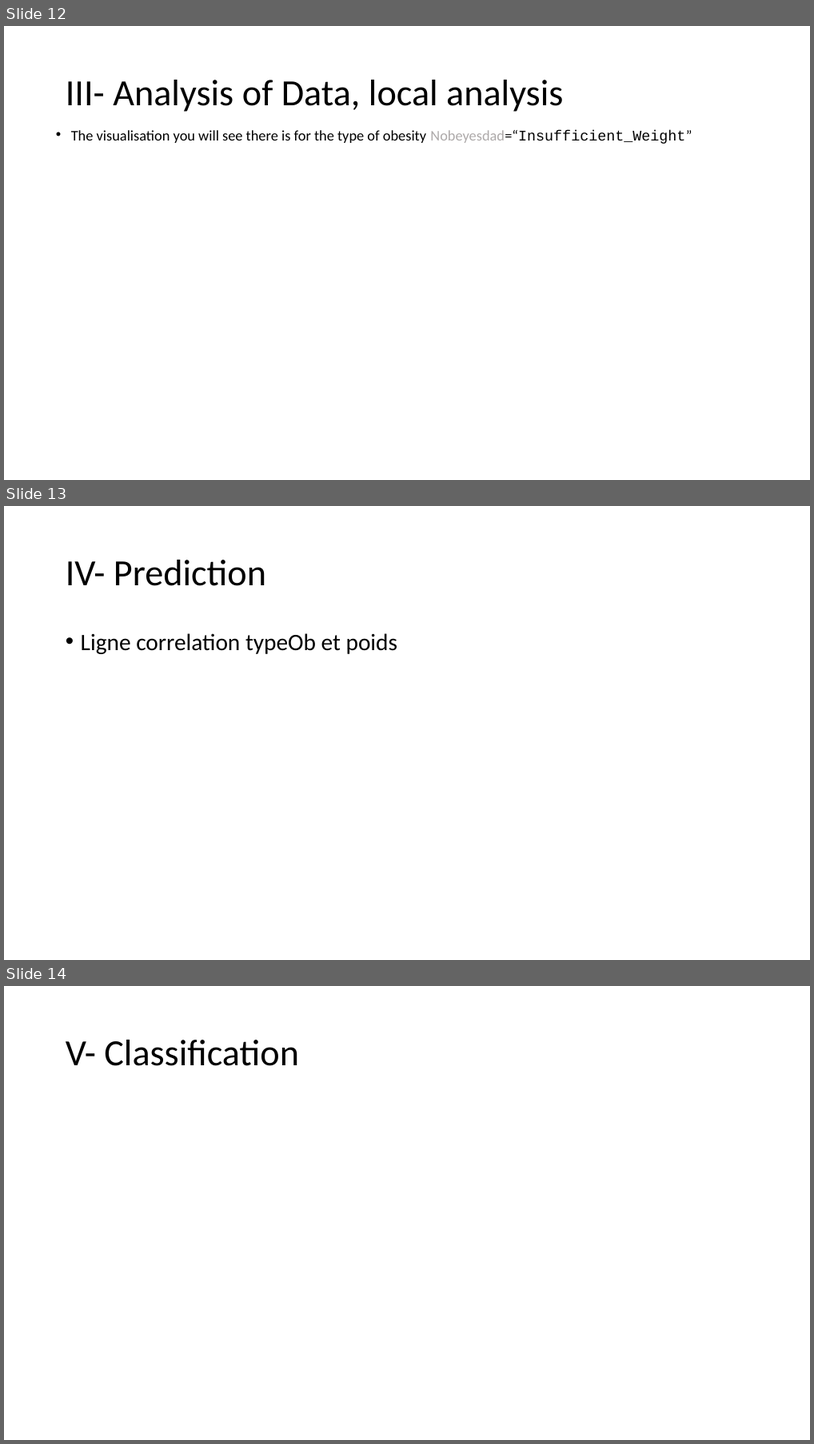
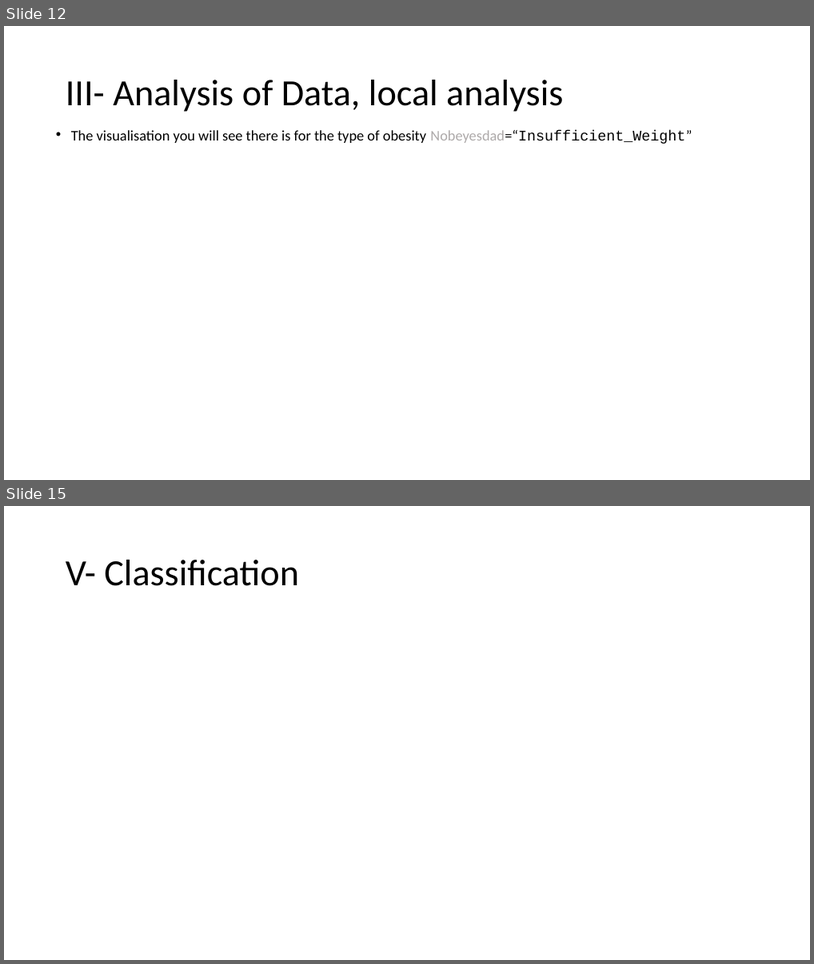
Before and after one commit to Leodespt/Projet_Python, a slide deck: Presentation_Python.pptx. Shown one above the other, each under a label of ours: slides 12, 13 and 14 before the commit, slides 12 and 15 after it; the slides between them are not shown. The pictures are 814x1444 and 814x964 pixels, drawn with LibreOffice and Linux fonts; fonts in the diff are those of the drawing. Boxes give left, top, right and bottom in pixels: in the first picture for what was removed or moved away, otherwise in the second. Text is boxed around its words. In the diff, an @@ line names an element or a change of style, - is before the commit and + after.

```diff
--- a/Presentation_Python.pptx
+++ b/Presentation_Python.pptx
@@ slide 13 removed at (4, 506, 810, 960), background #FFFFFF @@
@@ title removed at (66, 560, 266, 586) @@
-IV- Prediction
@@ text removed at (81, 633, 398, 654) @@
-• Ligne correlation typeOb et poids
@@ what was slide 14 is now slide 15 @@
```
Also in this commit, not shown: 2 slides changed, 2 slides added.
